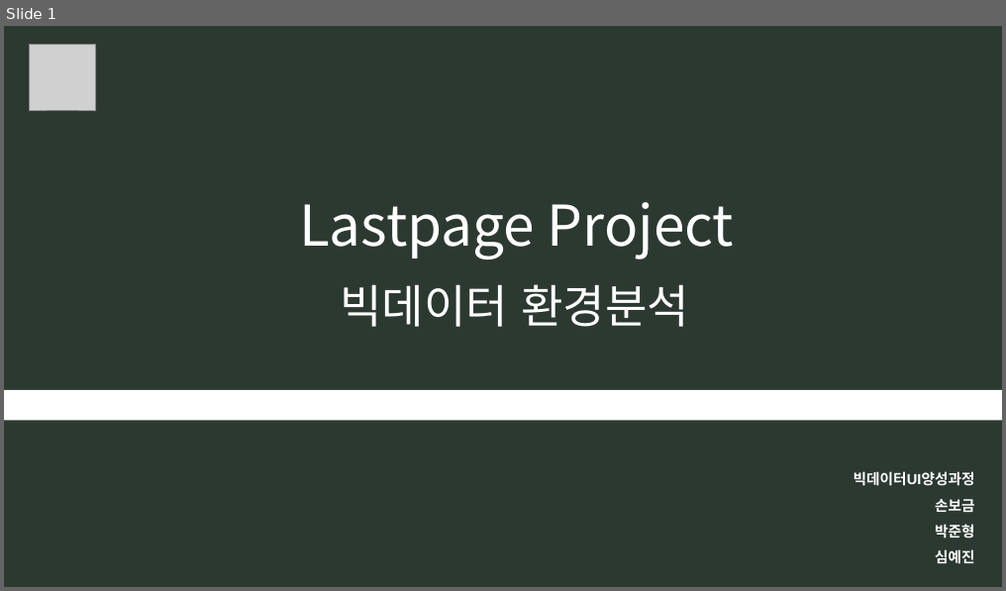
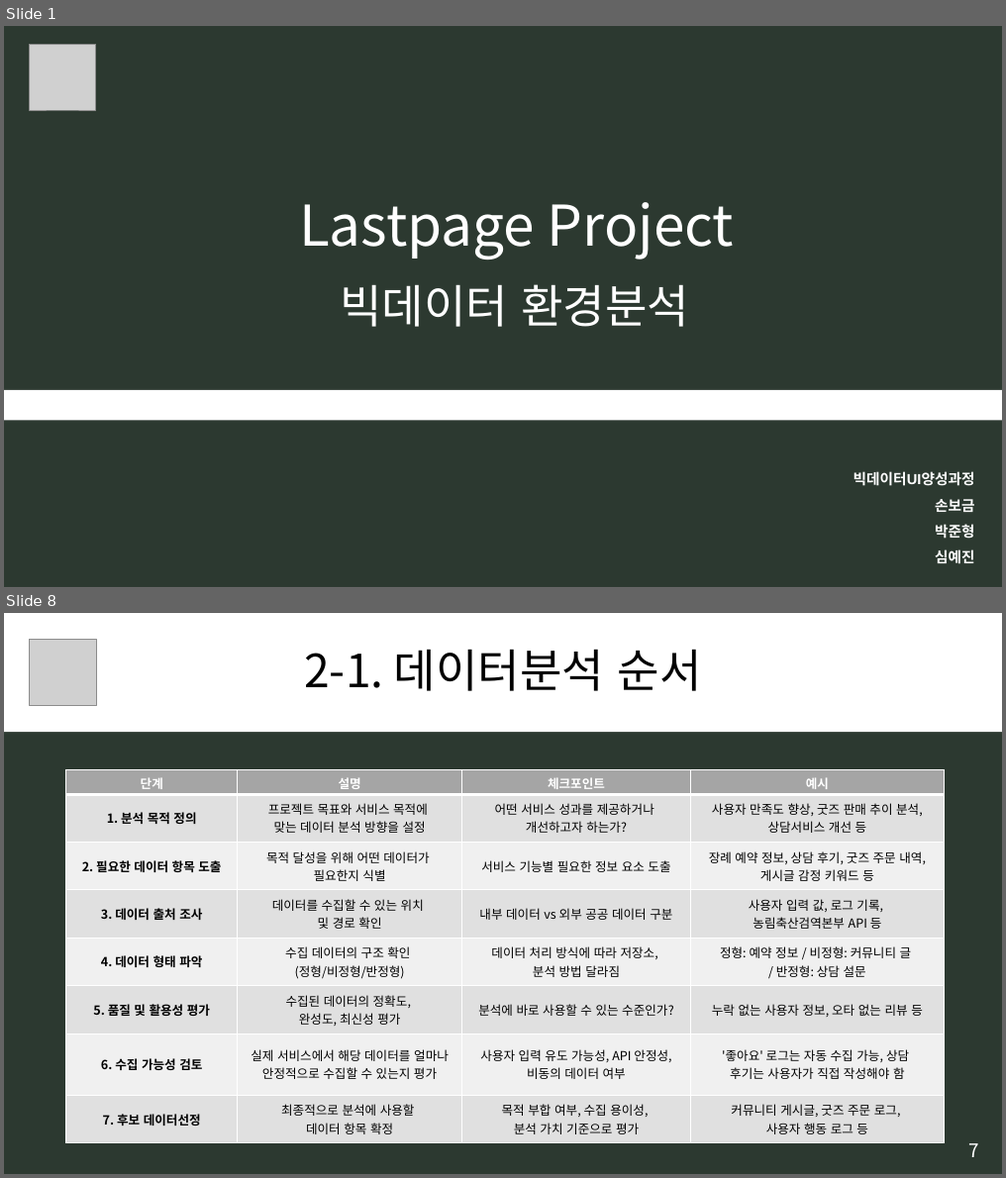
Before and after one commit to B735244/Bigdata_UI_Bogeum, a slide deck: 0. 모듈시험자료/[모듈] 9. 빅데이터 환경분석.pptx. Shown one above the other, each under a label of ours: slide 1 before the commit, slides 1 and 8 after it; the slides between them are not shown. The pictures are 1006x591 and 1006x1178 pixels, drawn with LibreOffice and Linux fonts; fonts in the diff are those of the drawing; grey boxes stand for pictures. Boxes give left, top, right and bottom in pixels: in the first picture for what was removed or moved away, otherwise in the second. Text is boxed around its words. In the diff, an @@ line names an element or a change of style, - is before the commit and + after.

```diff
--- a/0. 모듈시험자료/[모듈] 9. 빅데이터 환경분석.pptx
+++ b/0. 모듈시험자료/[모듈] 9. 빅데이터 환경분석.pptx
@@ slide 8 added at (4,613,1002,1174), background #2C3930 @@
@@ rectangle added at (4,613,1002,732), fill #FFFFFF, 44 pt, text #000000 @@
+2-1. 데이터분석 순서
@@ picture added at (30,639,96,706) @@
@@ table added at (66,770,944,1144), 8 rows, 4 columns @@
+단계 | 설명 | 체크포인트 | 예시
+1. 분석 목적 정의 | 프로젝트 목표와 서비스 목적에 / 맞는 데이터 분석 방향을 설정 | 어떤 서비스 성과를 제공하거나 / 개선하고자 하는가? | 사용자 만족도 향상, 굿즈 판매 추이 분석, 상담서비스 개선 등
+2. 필요한 데이터 항목 도출 | 목적 달성을 위해 어떤 데이터가 / 필요한지 식별 | 서비스 기능별 필요한 정보 요소 도출 | 장례 예약 정보, 상담 후기, 굿즈 주문 내역, 게시글 감정 키워드 등
+3. 데이터 출처 조사 | 데이터를 수집할 수 있는 위치 / 및 경로 확인 | 내부 데이터 vs 외부 공공 데이터 구분 | 사용자 입력 값, 로그 기록, / 농림축산검역본부 API 등
+4. 데이터 형태 파악 | 수집 데이터의 구조 확인 / (정형/비정형/반정형) | 데이터 처리 방식에 따라 저장소, / 분석 방법 달라짐 | 정형: 예약 정보 / 비정형: 커뮤니티 글 / / 반정형: 상담 설문
+5. 품질 및 활용성 평가 | 수집된 데이터의 정확도, / 완성도, 최신성 평가 | 분석에 바로 사용할 수 있는 수준인가? | 누락 없는 사용자 정보, 오타 없는 리뷰 등
+6. 수집 가능성 검토 | 실제 서비스에서 해당 데이터를 얼마나 안정적으로 수집할 수 있는지 평가 | 사용자 입력 유도 가능성, API 안정성, 비동의 데이터 여부 | '좋아요' 로그는 자동 수집 가능, 상담 / 후기는 사용자가 직접 작성해야 함
+7. 후보 데이터선정 | 최종적으로 분석에 사용할 / 데이터 항목 확정 | 목적 부합 여부, 수집 용이성, / 분석 가치 기준으로 평가 | 커뮤니티 게시글, 굿즈 주문 로그, / 사용자 행동 로그 등
@@ text added at (969,1144,979,1157), 18 pt, text #FFFFFF @@
+7
```
Also in this commit, not shown: 7 slides changed, 11 other slides added.
